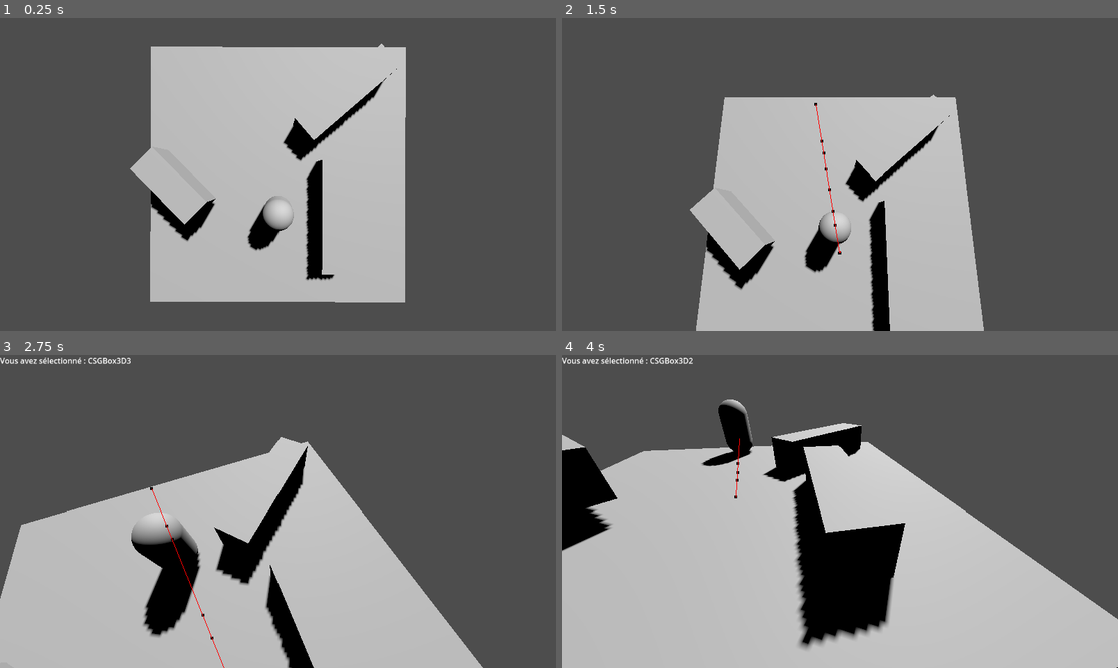
Above: before the commit, frames 1-4 (two rows, left to right).
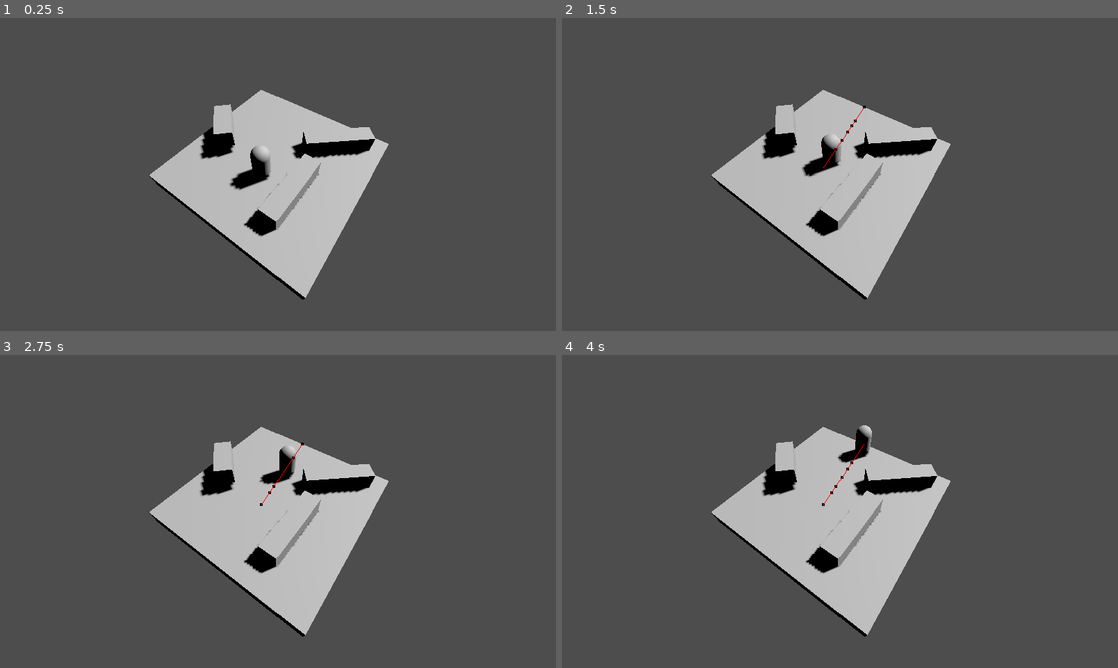
Above: after the commit, the same moments.

Repository: ygr671/beyond-the-ice
Game: Godot game, scene res://npc/navigation_region_3d.tscn
Two runs of this game, one before a commit and one after it. Both use one fixed random seed, a clock stepped at 60 frames per second and the inputs below. This scene is started directly instead of the project's main scene.
Inputs (mouse positions are in pixels of both pictures, inside the frame that each line leads up to):
- Up to frame 1 (0.25 s): no input
- Up to frame 2 (1.5 s): tap Enter at 0.5 s; move the mouse to (962, 158) at 0.52 s; click (962, 158) at 0.67 s; move the mouse to (728, 190) at 1.27 s; click (728, 190) at 1.42 s
- Up to frame 3 (2.75 s): move the mouse to (333, 442) at 2.02 s; click (333, 442) at 2.17 s
- Up to frame 4 (4 s): move the mouse to (812, 574) at 2.77 s; click (812, 574) at 2.92 s; move the mouse to (1006, 558) at 3.52 s; click (1006, 558) at 3.67 s

The runs differ from the first frame. In frame 1, 26% of the frame differs, in the area x 23-73%, y 8-91%; in frame 2, 24%; in frame 3, 36%; in frame 4, 53%, in the area x 0-100%, y 0-100%.

Commit message:
Amélioration mouvement du npc + début du label

Diff:
--- a/npc/camera_3d.gd
+++ b/npc/camera_3d.gd
@@ -8,6 +8,7 @@
 var target_rotation: Basis
 var normal_position: Vector3
 
+@onready var navigation_npc: CharacterBody3D = $"../NavigationNPC"
 
 
 func _input(event: InputEvent) -> void:
@@ -31,15 +32,18 @@
 	query.from = from #debut
 	query.to = to # fin du rayon
 	var result = space_state.intersect_ray(query) #result contient les info sur l'objet toucché
-	if result and result.has("collider") and result.collider is Node3D:
+	if result and result.has("collider") and result.collider is CharacterBody3D:
 		if target == result.collider:
 			# si on reclique sur le même NPC, on retourne à la caméra normale
+			target.speed_boost()
 			target = null
 			ui_label.visible = false
 		else:
 			target = result.collider
-			ui_label.text = "Vous avez sélectionné : " + target.name
+			ui_label.text = target._display()
 			ui_label.visible = true
+			target._set_destination_null()
+
 
 
 func _process(delta: float) -> void:
--- a/navigation_npc.gd
+++ b/npc/navigation_npc.gd
@@ -1,9 +1,42 @@
 extends CharacterBody3D
 @onready var navigation_agent_3d: NavigationAgent3D = $NavigationAgent3D
+
+
+var Prénom: String = "Yanis"
+var Nom : String = "SALMANE"
+
+
+
+func _display() ->String:
+	return "Je m'appelle " + Prénom +" " + Nom
+
+
+
+
+
+
+
+
+
+
+
+
+
+
+
+
+
+
+
+
+
+
 
 var stuck_timer: float = 0.0
 var STUCK_THRESHOLD: float = 1.0
 var SPEED: float = 2.0
+var Move: bool = true
+
 
 
 
@@ -18,14 +51,24 @@
 	# Vérifie si le NPC est bloqué
 	if velocity.length() < 0.01:
 		stuck_timer += delta
-		if stuck_timer >= STUCK_THRESHOLD:
+		if stuck_timer >= STUCK_THRESHOLD and Move == true:
 			_set_new_random_destination()
 			stuck_timer = 0.0
 	else:
 		stuck_timer = 0.0  # réinitialise si le NPC bouge
 
 func _set_new_random_destination() -> void:
+	Move = true
+	SPEED = 2.0
 	var random_position := Vector3.ZERO
 	random_position.x = randf_range(-5.0, 5.0)
 	random_position.z = randf_range(-5.0, 5.0)
 	navigation_agent_3d.set_target_position(random_position)
+
+func _set_destination_null() -> void:
+	SPEED = 0.0
+	Move  = false
+
+func speed_boost() -> void:
+	SPEED = 2.0
+	Move  = true
--- a/npc/navigation_npc.tscn
+++ b/npc/navigation_npc.tscn
@@ -1,6 +1,6 @@
 [gd_scene load_steps=4 format=3 uid="uid://dhb0rh6musbex"]
 
-[ext_resource type="Script" uid="uid://xxp86afck0ka" path="res://navigation_npc.gd" id="1_jlvxn"]
+[ext_resource type="Script" uid="uid://xxp86afck0ka" path="res://npc/navigation_npc.gd" id="1_jlvxn"]
 
 [sub_resource type="CapsuleMesh" id="CapsuleMesh_da7jf"]
 
--- a/npc/navigation_region_3d.tscn
+++ b/npc/navigation_region_3d.tscn
@@ -7,7 +7,7 @@
 vertices = PackedVector3Array(-3.5, 0.5, 2.25, -4.5, 0.5, 1.25, -4.5, 0.5, 4.5, 4.5, 0.5, -3, 2.25, 0.5, -1.25, 3.25, 0 …(283 unchanged characters)…
 polygons = [PackedInt32Array(2, 1, 0), PackedInt32Array(3, 5, 4), PackedInt32Array(2, 0, 6), PackedInt32Array(8, 7, 9), …(439 unchanged characters)…
 
-[node name="NavigationRegion3D" type="NavigationRegion3D"]
+[node name="NavigationNPC3D" type="NavigationRegion3D"]
 navigation_mesh = SubResource("NavigationMesh_khqy5")
 
 [node name="DirectionalLight3D" type="DirectionalLight3D" parent="."]
@@ -24,7 +24,7 @@
 transform = Transform3D(1, 0, 0, 0, 1, 0, 0, 0, 1, 0, 1, 1.2765379)
 
 [node name="Camera3D" type="Camera3D" parent="."]
-transform = Transform3D(0.99999857, -0.0017453283, 0, -7.629073e-11, -4.371132e-08, 1.0000001, -0.0017453285, -0.99999845, -4.3711392e-08, 0, 8, 0)
+transform = Transform3D(0.81487733, -0.47420406, 0.333325, 0.0010056901, 0.5762175, 0.81729585, -0.5796327, -0.66566056, 0.47002345, 4.503975, 9.220289, 6.138476)
 script = ExtResource("2_ilobj")
 
 [node name="CSGBox3D2" type="CSGBox3D" parent="."]
Renamed: navigation_npc.gd.uid -> npc/navigation_npc.gd.uid
